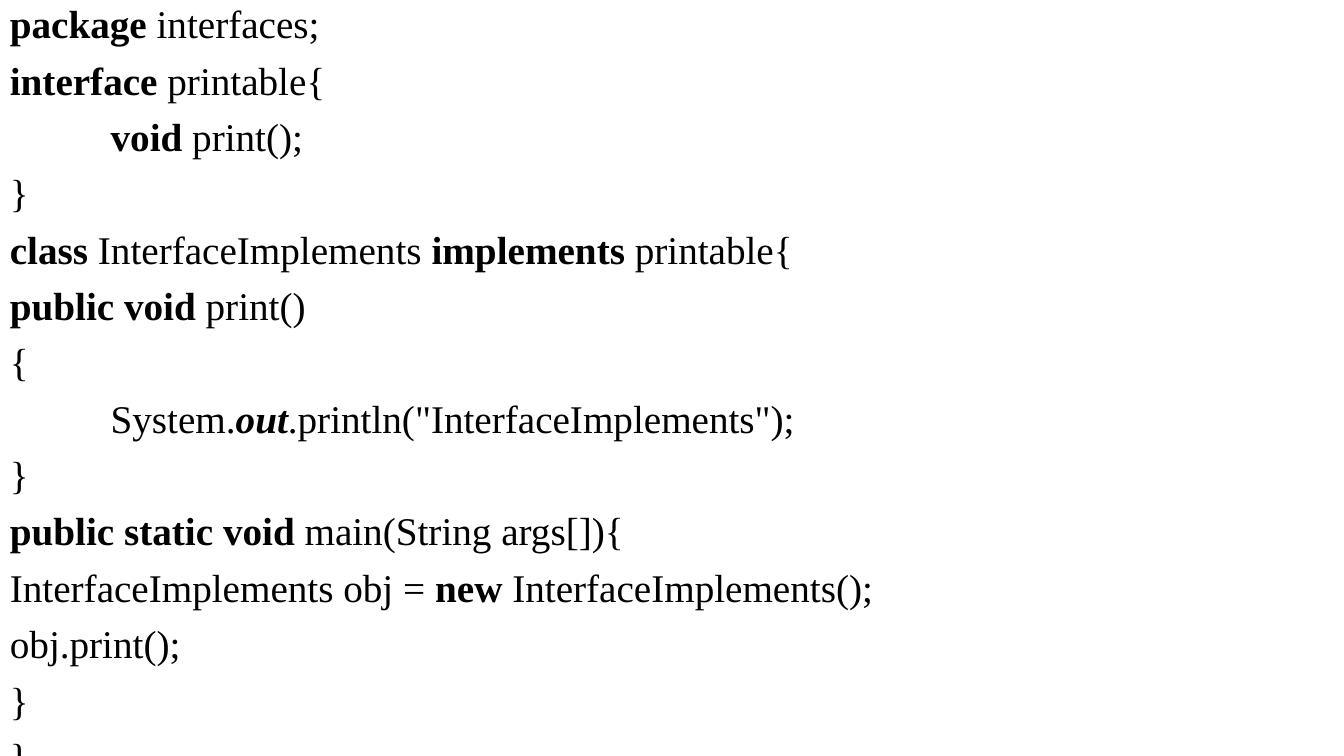
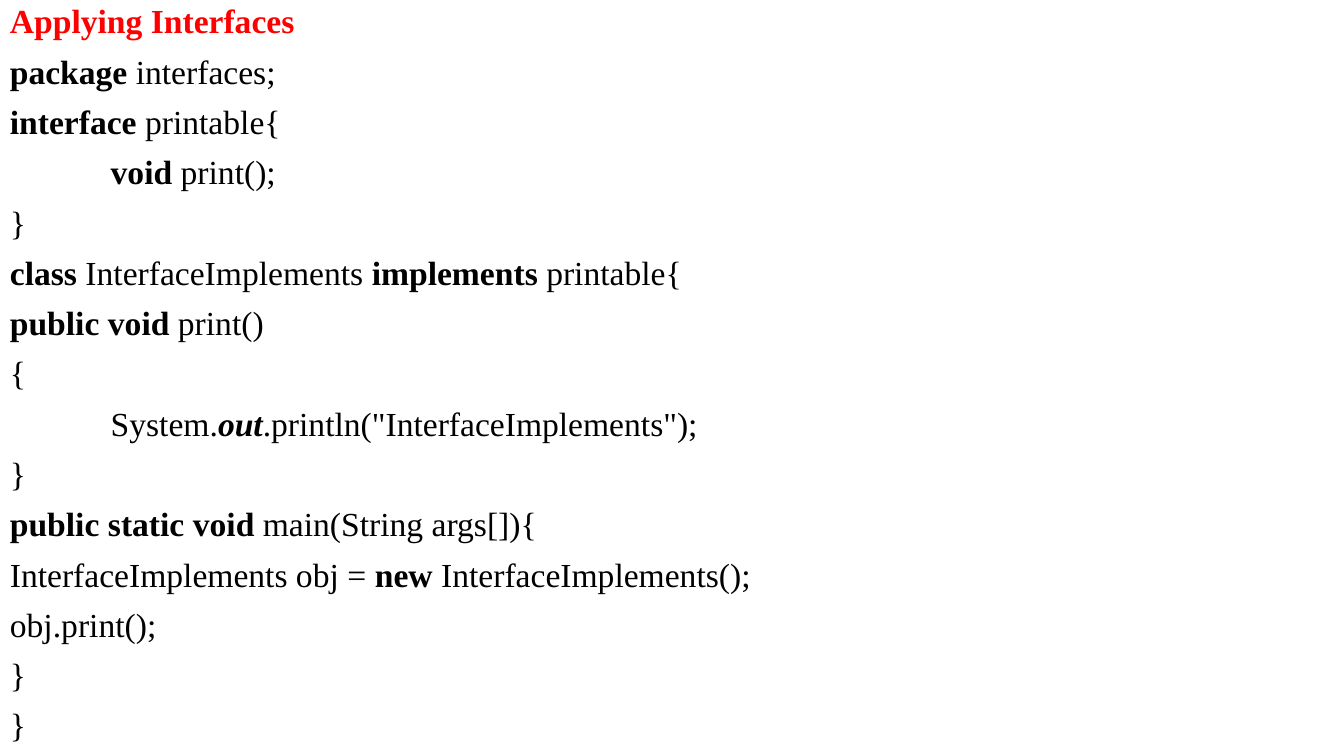
Before and after one commit to anvesh1987/Java-Programs-CSE-G, a slide deck: slide 52 of UNIT–II.ppt (slide 53 before the commit). Drawn at 1344x756 pixels with LibreOffice and Linux fonts; fonts in the diff are those of the drawing. Boxes give left, top, right and bottom in pixels: in the first picture for what was removed or moved away, otherwise in the second. Text is boxed around its words. In the diff, an @@ line names an element or a change of style, - is before the commit and + after.

```diff
--- a/UNIT–II.ppt
+++ b/UNIT–II.ppt
@@ text at bbox=[10, 9, 295, 40]: paragraph added @@
+Applying Interfaces
@@ text at bbox=[10, 60, 750, 643]: size 28 to 24 pt @@
```
Also in this commit, not shown: 3 other slides changed, 1 slide removed.
